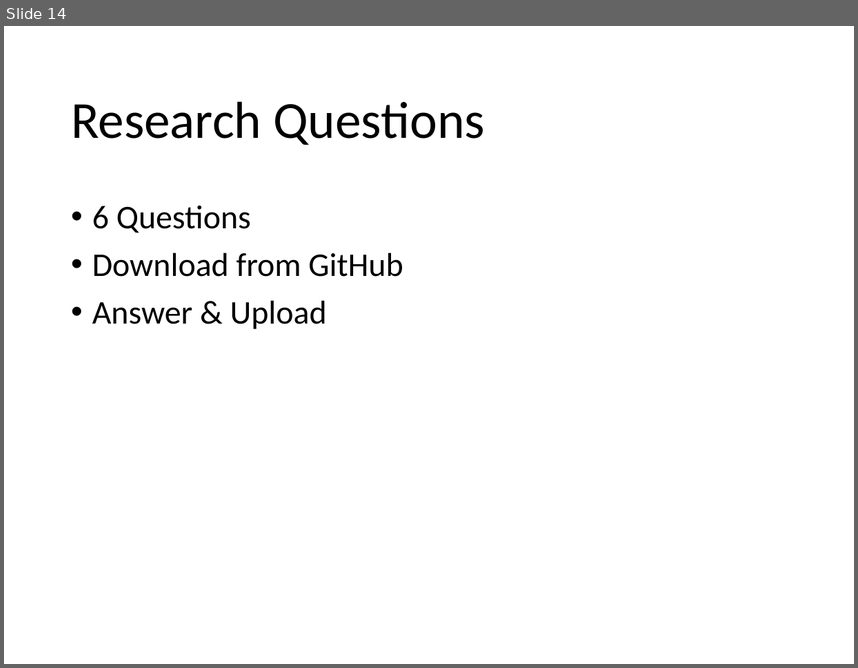
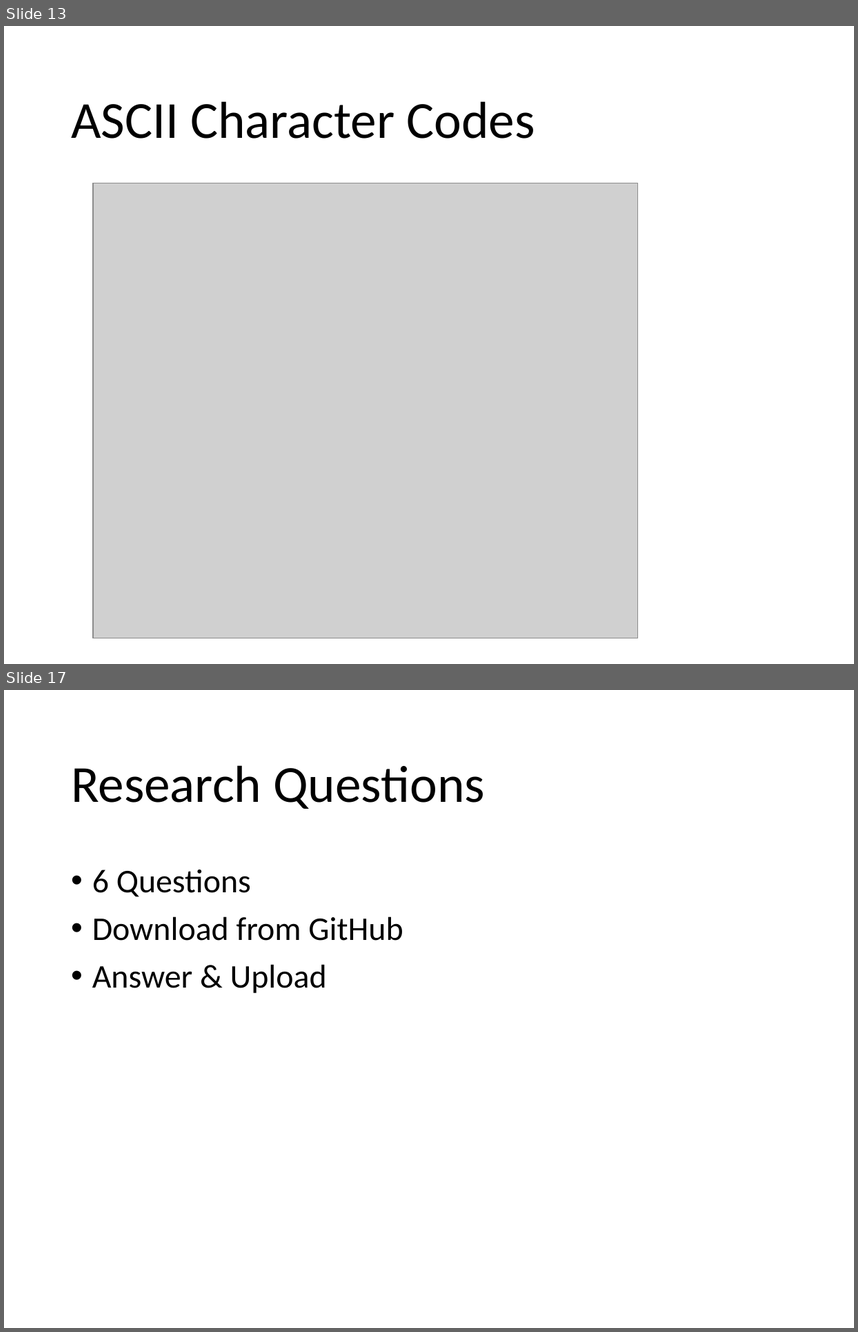
Before and after one commit to Greg5519/Old3C, a slide deck: Topic A Computer Concepts/BinaryNumbers.pptx. Shown one above the other, each under a label of ours: slide 14 before the commit, slides 13 and 17 after it; the slides between them are not shown. The pictures are 858x668 and 858x1332 pixels, drawn with LibreOffice and Linux fonts; fonts in the diff are those of the drawing; grey boxes stand for pictures. Boxes give left, top, right and bottom in pixels: in the first picture for what was removed or moved away, otherwise in the second. Text is boxed around its words. In the diff, an @@ line names an element or a change of style, - is before the commit and + after.

```diff
--- a/Topic A Computer Concepts/BinaryNumbers.pptx
+++ b/Topic A Computer Concepts/BinaryNumbers.pptx
@@ slide 13 added at bbox=[4, 26, 854, 664], background #FFFFFF @@
@@ title added at bbox=[71, 101, 535, 138], 44 pt, text #000000 @@
+ASCII Character Codes
@@ picture added at bbox=[93, 183, 638, 637] @@
@@ what was slide 14 is now slide 17 @@
```
Also in this commit, not shown: 4 slides changed, 4 other slides added, 2 slides removed, 2 other files.
